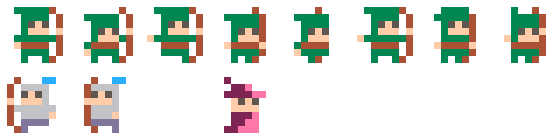
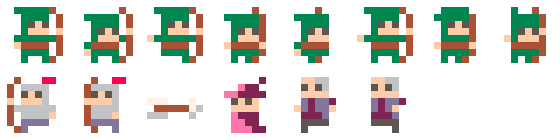
Before/after of a 560 x 140 layered artwork. What changed in the layer stack:
painted on "a" over bbox(42, 77, 406, 133)
